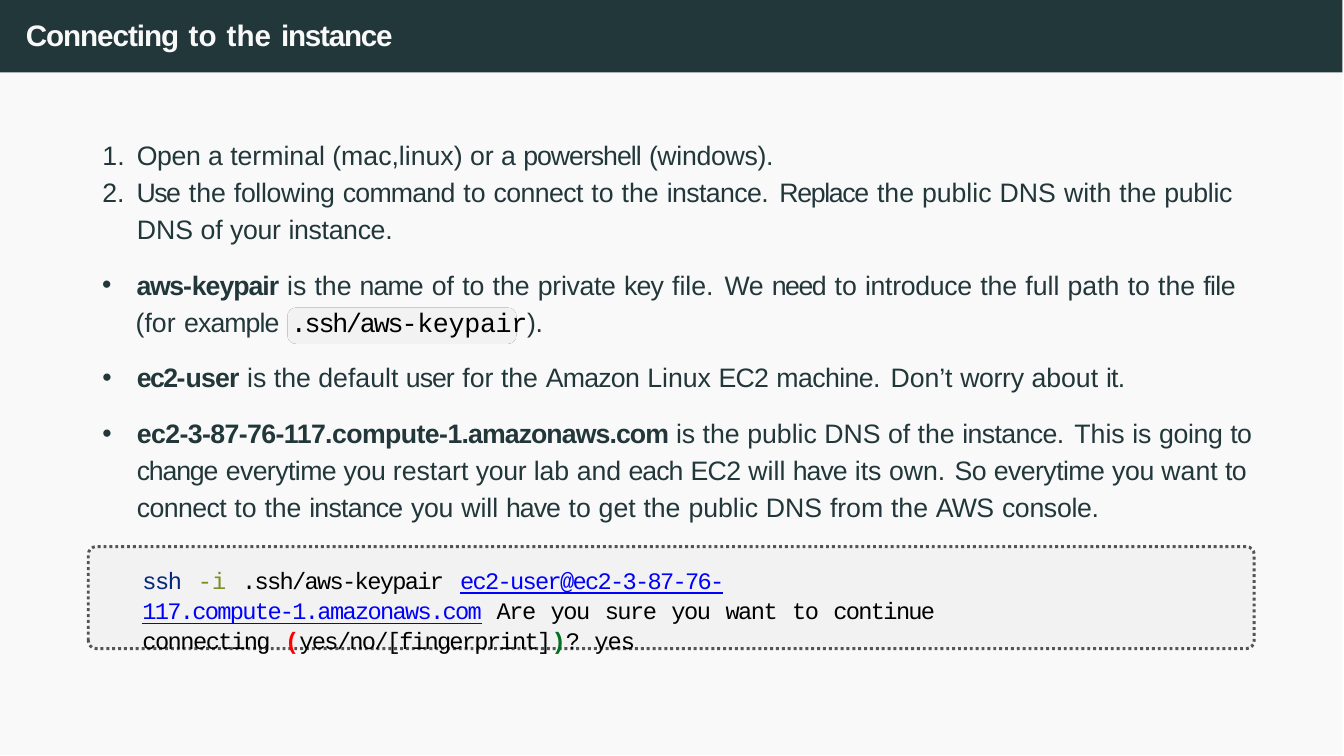
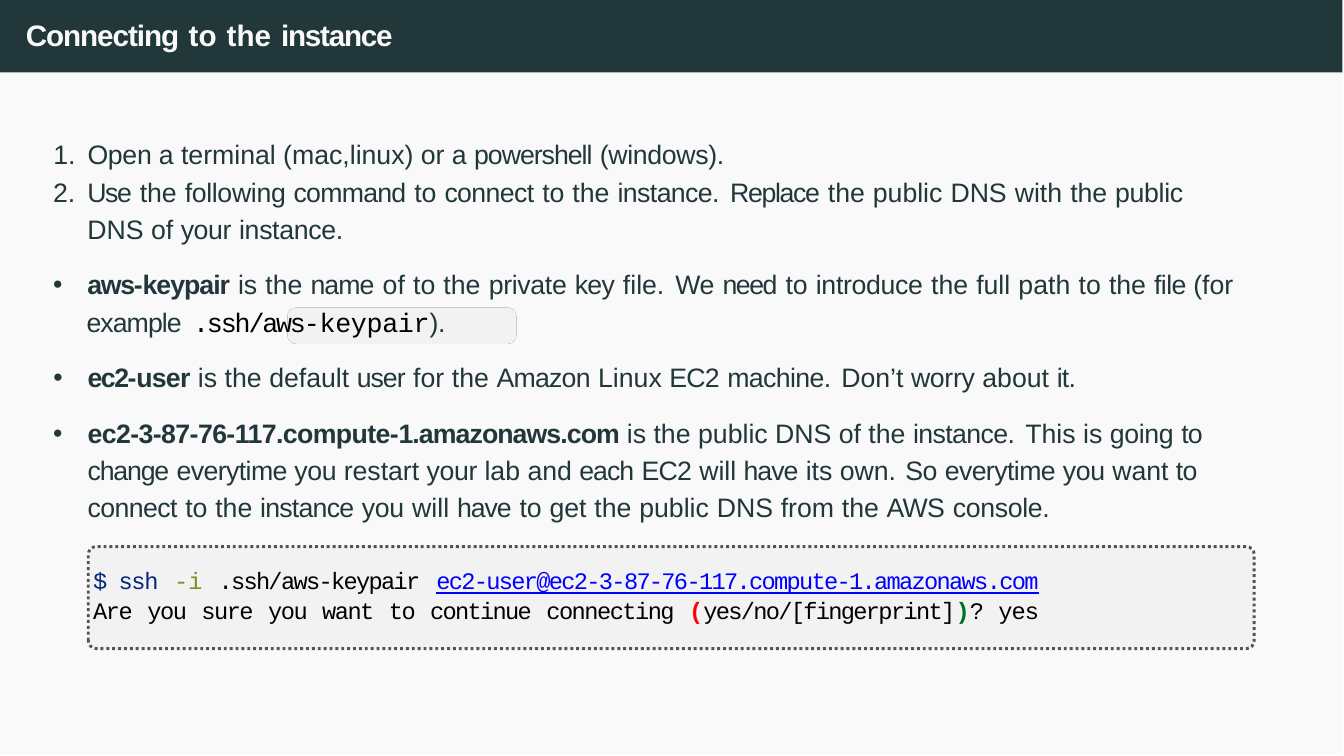
Before and after one commit to joanpaucm/HPDCB, a slide deck: slide 35 of src/slides/Session 3 - Introduction to AWS + EC2-2026.pptx. Drawn at 1344x756 pixels with LibreOffice and Linux fonts; fonts in the diff are those of the drawing. Boxes give left, top, right and bottom in pixels: in the first picture for what was removed or moved away, otherwise in the second. Text is boxed around its words. In the diff, an @@ line names an element or a change of style, - is before the commit and + after.

```diff
--- a/src/slides/Session 3 - Introduction to AWS + EC2-2026.pptx
+++ b/src/slides/Session 3 - Introduction to AWS + EC2-2026.pptx
@@ text "Open a terminal (mac,linux) or ...": place and size @@
-text "Open a terminal (mac,linux) or ..." at [136,145,1251,624]
+text "Open a terminal (mac,linux) or ..." at [87,144,1233,624]
@@ text at [93,572,1039,624]: text changed @@
-ssh -i .ssh/aws-keypair ec2-user@ec2-3-87-76-117.compute-1.amazonaws.com Are you sure you want to continue connecting (yes/no/[fingerprint])? yes
+$ ssh -i .ssh/aws-keypair ec2-user@ec2-3-87-76-117.compute-1.amazonaws.com Are you sure you want to continue connecting (yes/no/[fingerprint])? yes
```
Also in this commit, not shown: 14 other slides changed, 3 other files.
